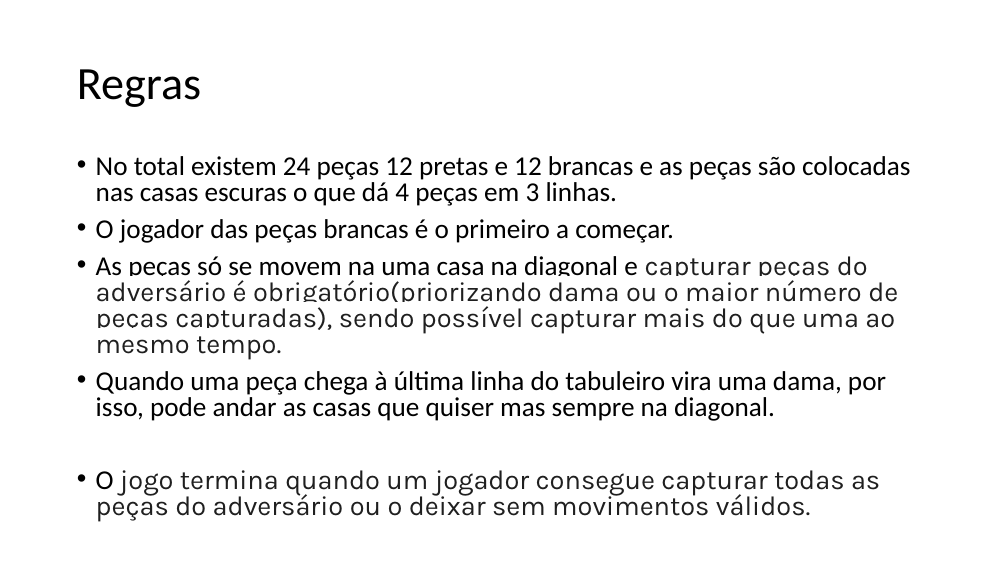
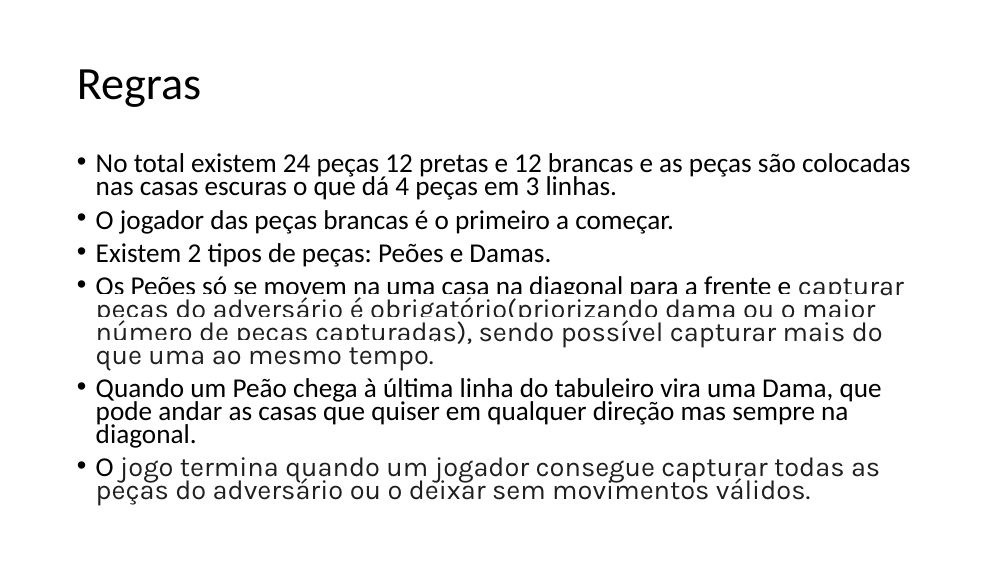
Before and after one commit to wolfmanPires/LDP, a slide deck: slide 2 of Damas.pptx. Drawn at 1008x567 pixels with LibreOffice and Linux fonts; fonts in the diff are those of the drawing. Boxes give left, top, right and bottom in pixels: in the first picture for what was removed or moved away, otherwise in the second. Text is boxed around its words. In the diff, an @@ line names an element or a change of style, - is before the commit and + after.

```diff
--- a/Damas.pptx
+++ b/Damas.pptx
@@ text at bbox=[96, 153, 910, 506]: line spacing 0.8 to 0.7 @@
@@ text at bbox=[96, 243, 904, 448]: text changed @@
-• As peças só se movem na uma casa na diagonal e capturar peças do adversário é obrigatório(priorizando dama ou o maior número de peças capturadas), sendo possível capturar mais do que uma ao mesmo tempo.
-• Quando uma peça chega à última linha do tabuleiro vira uma dama, por isso, pode andar as casas que quiser mas sempre na diagonal.
+• Existem 2 tipos de peças: Peões e Damas.
+• Os Peões só se movem na uma casa na diagonal para a frente e capturar peças do adversário é obrigatório(priorizando dama ou o maior número de peças capturadas), sendo possível capturar mais do que uma ao mesmo tempo.
+• Quando um Peão chega à última linha do tabuleiro vira uma Dama, que pode andar as casas que quiser em qualquer direção mas sempre na diagonal.
```
Also in this commit, not shown: 4 other slides changed, 1 slide added, 1 slide removed.
